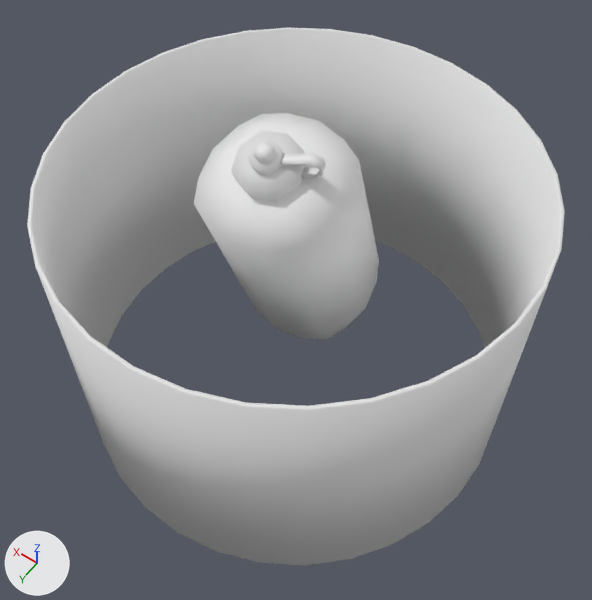
The FBX model 3DGameProject2018/Assets/Models/DynamicObjects/Pickups/ammoPickup.fbx: old version first, new version second.
Camera for both pictures: a 50 mm camera at (-0.773, 1.082, 2.021) aimed at (-0.031, 0.044, 0.39). Lighting does not change. The marker at lower left points along +X, +Y and +Z. Both versions are drawn at frame 1 of the action 'halo|Shader NodetreeAction'; the numbers are the values there.

Script lines for the objects in view, before the commit:
```python
me_cube_002 = bpy.data.meshes.new('Cube.002')
me_cube_002.from_pydata(...)  # 199 vertices, 178 faces; spans x -0.168..0.168, y -0.237..0.237, z -0.308..0.356
# faces by material slot: [130, 48]
me_cube_002.materials.append(mat_material)  # white #e7e7e7
me_cube_002.materials.append(mat_material_003)  # white #e7e7e7
me_cylinder_001 = bpy.data.meshes.new('Cylinder.001')
me_cylinder_001.from_pydata(...)  # 128 vertices, 128 faces; spans x -0.584..0.584, y -0.584..0.584, z -0.584..0.176
me_cylinder_001.materials.append(mat_material_002)  # white #e7e7e7
ob_bottle_spin = bpy.data.objects.new('bottle spin', me_cube_002)
ob_bottle_spin.location = (0.0, 0.0, 0.572)
ob_halo = bpy.data.objects.new('halo', me_cylinder_001)
ob_halo.location = (0.0, 0.0, 0.572)
ob_halo.rotation_euler = (0.0, 0.0, 0.0698)  # degrees (0, 0, 4)
```
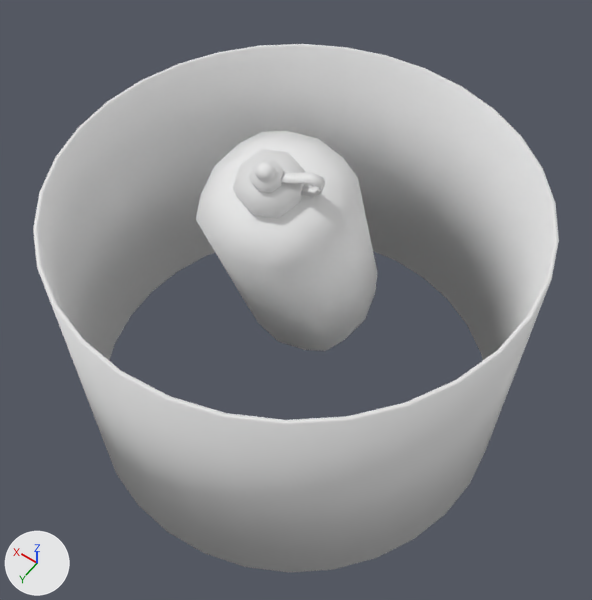
The change, as a diff of the scene's bpy script:
```diff
--- a/3DGameProject2018/Assets/Models/DynamicObjects/Pickups/ammoPickup.fbx.py
+++ b/3DGameProject2018/Assets/Models/DynamicObjects/Pickups/ammoPickup.fbx.py
@@ ob_bottle_spin @@
 ob_bottle_spin = bpy.data.objects.new('bottle spin', me_cube_002)
-ob_bottle_spin.location = (0.0, 0.0, 0.572)
+ob_bottle_spin.location = (0.0, 0.0, 0.522)
@@ ob_halo @@
 ob_halo = bpy.data.objects.new('halo', me_cylinder_001)
-ob_halo.location = (0.0, 0.0, 0.572)
-ob_halo.rotation_euler = (0.0, 0.0, 0.0698)  # degrees (0, 0, 4)
+ob_halo.location = (0.0, 0.0, 0.522)
```

Boxes (x1, y1, x2, y2) around the edits, measured in the pictures (592 x 600 px):
'halo', moved, turned: before (27, 27, 565, 565); after (33, 44, 559, 572)
'bottle spin', moved: before (194, 113, 379, 340); after (196, 131, 378, 351)
